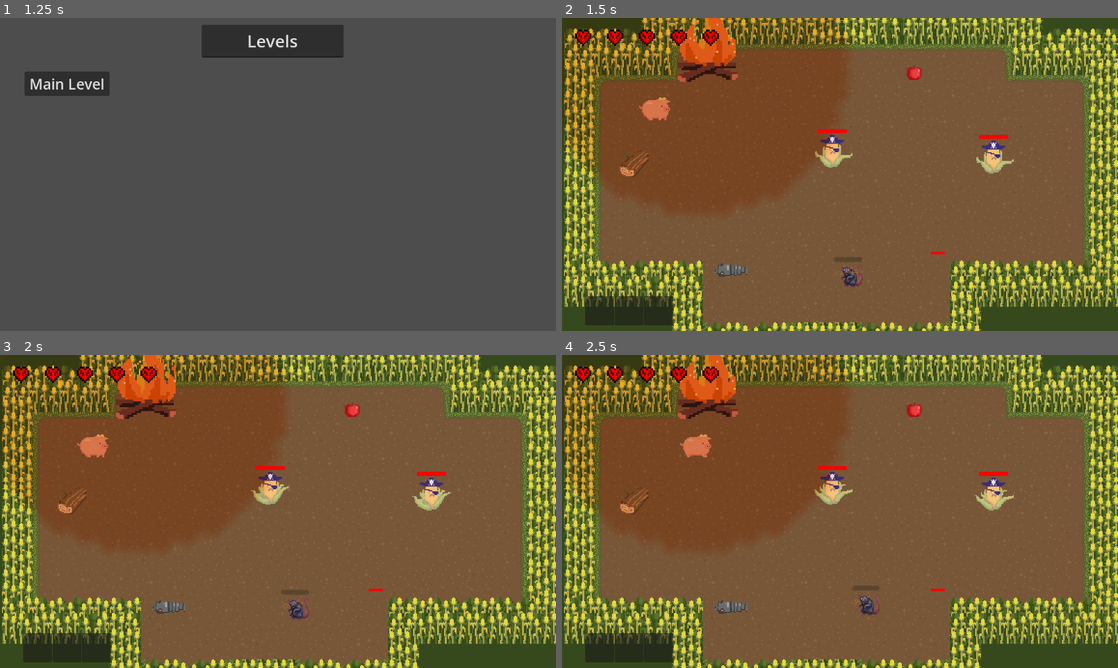
Above: before the commit, frames 1-4 (two rows, left to right).
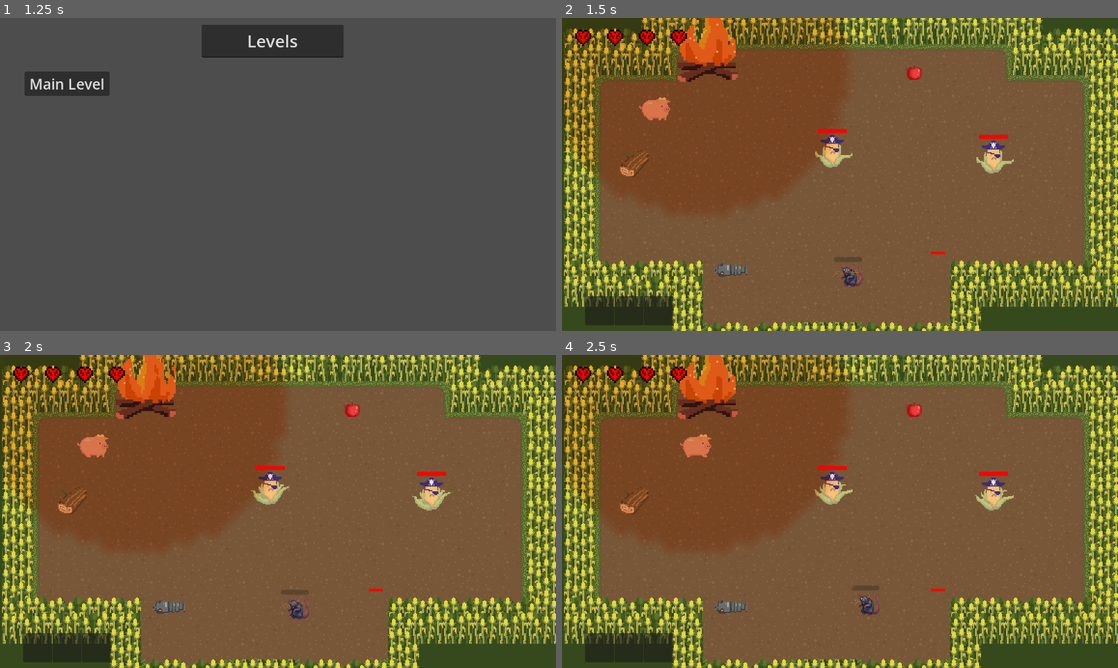
Above: after the commit, the same moments.

Repository: JasonLee4/MaizeRunnerGame
Game: Godot game, scene res://scenes/levels/main_menu.tscn
Same seed, same stepped clock (60 frames per second), same inputs: the game is played once before the commit and once after it.
Inputs (mouse positions are in pixels of both pictures, inside the frame that each line leads up to):
- Up to frame 1 (1.25 s): click "Start" at 0.5 s
- Up to frame 2 (1.5 s): click "Main Level" at 1.25 s
- Up to frame 3 (2 s): no input
- Up to frame 4 (2.5 s): move the mouse to (962, 495) at 2.02 s; hold D (right) from 2.03 s (still down); hold Right mouse button (punch) from 2.03 s (still down); tap Mouse wheel down (scroll_down) at 2.3 s

Frame 1 is identical in both runs. In frame 2, 0.1% of the frame differs, in the area x 25-29%, y 3-10%; in frame 3, 0.1%; in frame 4, 0.1%.

Commit message:
git updates to player torch sprite and function

Diff:
--- a/scenes/characters/Pig.gd
+++ b/scenes/characters/Pig.gd
@@ -76,12 +76,15 @@
 		if velocity.x < 0:
 			$Sprite2D.flip_h = true
 			$weapon_sprite.flip_h = true
+			$Tool_Sprite.rotation = abs($Tool_Sprite.rotation)
+
 			$Roll.flip_h = true
-			$Marker2D.position.x = -1 * abs($Marker2D.position.x)
+			$Marker2D.position.x = abs($Marker2D.position.x)
 
 		else:
 			$Sprite2D.flip_h = false
 			$weapon_sprite.flip_h = false
+			$Tool_Sprite.rotation = -1*abs($Tool_Sprite.rotation)
 			$Roll.flip_h = false
 			$Marker2D.position.x = abs($Marker2D.position.x)
 
@@ -102,7 +105,6 @@
 		self.queue_free()
 
 	tool_scroll()
-	Globals.health = 5
 
 	toggle_flashlight()
 
@@ -153,6 +155,7 @@
 
 func _on_pig_hitbox_body_entered(body):
 	if body.has_method("enemy"):
+		print(body)
 		body.can_attack_player = true
 
 
@@ -190,29 +193,27 @@
 
 
 
-#func _on_piglightarea_body_entered(body):
-	#if body.has_method("light_freeze"):
-		#body.light_freeze()
-
 func _on_piglightarea_body_exited(body):
 	if body.has_method("light_unfreeze"):
 		body.light_unfreeze()
 
 
-#func collect(item):
-	#inv.insert(item)
-
 func throw_torch(delta):
 
 	if Globals.inv.slots[1].amount > 0:
 		if Input.is_action_pressed("punch"):
-			if torch_hold_time > 0.5 and torch_speed < 100:
+			if torch_hold_time > 1 and torch_speed < 100:
 				torch_speed += 5
 			torch_hold_time += delta
 		elif Input.is_action_just_released("punch"):
 			Globals.inv.remove_item(Globals.inv.slots[1].item, 1)
+			var tr = torch_scene.instantiate()
+			#hold button for at least x=3 seconds
+			if torch_hold_time < 3:
+				torch_speed = 0
+				tr.placed = true
 			torch_hold_time = 0.0
-			var tr = torch_scene.instantiate()
+
 			tr.global_position = $Marker2D2.global_position
 			var dir = (get_global_mouse_position() - tr.global_position).normalized()
 			tr.linear_velocity.x = dir.x*torch_speed
@@ -221,7 +222,8 @@
 			get_tree().current_scene.add_child(tr)
 
 			torch_speed = 0
-
+	else:
+		$Tool_Sprite.visible = false
 
 func toggle_flashlight():
 	if Input.is_action_just_pressed("shoot"):
@@ -250,7 +252,10 @@
 		if Input.is_action_just_pressed("scroll_up"):
 			flashlight = true
 			print("toggle flash")
+			$Tool_Sprite.visible = false
+
 	else:
 		if Input.is_action_just_pressed("scroll_down"):
 			flashlight = false
 			print("toggle torch")
+			$Tool_Sprite.visible = true
--- a/scenes/characters/pig.tscn
+++ b/scenes/characters/pig.tscn
@@ -6,6 +6,7 @@
 [ext_resource type="Script" path="res://scenes/states/Player_State_Machine.gd" id="3_e2ml4"]
 [ext_resource type="Script" path="res://scenes/states/state_moving.gd" id="4_75rr4"]
 [ext_resource type="Script" path="res://scenes/states/state_rolling.gd" id="4_a3gfp"]
+[ext_resource type="Texture2D" uid="uid://beee3j71psqn4" path="res://assets/spritesheets/torchgif.png" id="4_ca7rt"]
 [ext_resource type="Texture2D" uid="uid://1m6kvuxu25w5" path="res://assets/spritesheets/whitecircle.png" id="4_ws5bl"]
 [ext_resource type="Texture2D" uid="uid://rgvj1vn7og2p" path="res://assets/spritesheets/light.png" id="9_vx3vr"]
 
@@ -46,6 +47,18 @@
 "transitions": PackedFloat32Array(1),
 "update": 1,
 "values": [0]
+}
+tracks/3/type = "value"
+tracks/3/imported = false
+tracks/3/enabled = true
+tracks/3/path = NodePath("Tool_Sprite:frame")
+tracks/3/interp = 1
+tracks/3/loop_wrap = true
+tracks/3/keys = {
+"times": PackedFloat32Array(0),
+"transitions": PackedFloat32Array(1),
+"update": 1,
+"values": [1]
 }
 
 [sub_resource type="Animation" id="Animation_87a35"]
@@ -78,7 +91,7 @@
 "times": PackedFloat32Array(0, 0.1, 0.2, 0.3, 0.4, 0.5, 0.6, 0.7, 0.8),
 "transitions": PackedFloat32Array(1, 1, 1, 1, 1, 1, 1, 1, 1),
 "update": 1,
-"values": [0, 0, 1, 2, 3, 4, 5, 6, 0]
+"values": [0, 5, 1, 2, 3, 4, 5, 6, 3]
 }
 tracks/1/type = "value"
 tracks/1/imported = false
@@ -92,6 +105,18 @@
 "update": 1,
 "values": [0, 0, 0, 0, 0, 0, 0, 0, 0]
 }
+tracks/2/type = "value"
+tracks/2/imported = false
+tracks/2/enabled = true
+tracks/2/path = NodePath("Tool_Sprite:frame")
+tracks/2/interp = 1
+tracks/2/loop_wrap = true
+tracks/2/keys = {
+"times": PackedFloat32Array(0, 0.2, 0.4, 0.6, 0.8),
+"transitions": PackedFloat32Array(1, 1, 1, 1, 1),
+"update": 1,
+"values": [0, 1, 0, 1, 0]
+}
 
 [sub_resource type="AnimationLibrary" id="AnimationLibrary_07awo"]
 _data = {
@@ -126,6 +151,21 @@
 [node name="Sprite2D" type="Sprite2D" parent="."]
 texture = ExtResource("3_5iu3b")
 hframes = 8
+
+[node name="Tool_Sprite" type="Sprite2D" parent="."]
+visible = false
+rotation = -0.483456
+scale = Vector2(0.5, 0.5)
+texture = ExtResource("4_ca7rt")
+hframes = 2
+frame = 1
+
+[node name="PointLight2D" type="PointLight2D" parent="Tool_Sprite"]
+position = Vector2(2.52331, 8.10142)
+scale = Vector2(4, 4)
+color = Color(0.998583, 0.791911, 0.644379, 1)
+blend_mode = 2
+texture = ExtResource("4_ws5bl")
 
 [node name="Roll" type="Sprite2D" parent="."]
 visible = false
--- a/scenes/items/torch.gd
+++ b/scenes/items/torch.gd
@@ -8,7 +8,7 @@
 #func _ready():
 	#$SelfdestructTimer.start()
 
-
+var placed = false
 #
 func _physics_process(delta):
 	#translate(direction*speed*delta)
@@ -19,16 +19,18 @@
 
 	if collision_info:
 		linear_velocity = linear_velocity.bounce(collision_info.get_normal())
-		linear_velocity.x *= 0
-		linear_velocity.y *= 0
+		linear_velocity.x *= 0.01
+		linear_velocity.y *= 0.01
+	if linear_velocity.length() < 2:
+		placed = true
+	torch()
 
-	torch()
 
 func torch():
 	for body in $PointLight2D/Torch_Light_Area.get_overlapping_bodies():
 		if body.has_method("light_freeze"):
-
 			body.light_freeze()
+			pass
 
 
 
@@ -36,3 +38,10 @@
 	if body.has_method("light_unfreeze"):
 		print(body.name, " left torch light area")
 		body.light_unfreeze()
+
+
+func _on_torch_hitbox_body_entered(body):
+	if body.has_method("enemy") and !placed:
+		body.take_damage(body.MAX_HEALTH/2)
+		#body.queue_free()
+		#queue_free()
--- a/scenes/items/torch.tscn
+++ b/scenes/items/torch.tscn
@@ -6,7 +6,7 @@
 [ext_resource type="Texture2D" uid="uid://1m6kvuxu25w5" path="res://assets/spritesheets/whitecircle.png" id="3_y1bx2"]
 
 [sub_resource type="CircleShape2D" id="CircleShape2D_ydk86"]
-radius = 18.0278
+radius = 12.5399
 
 [sub_resource type="AtlasTexture" id="AtlasTexture_oeekn"]
 atlas = ExtResource("3_cy505")
@@ -31,20 +31,23 @@
 }]
 
 [sub_resource type="RectangleShape2D" id="RectangleShape2D_rbb71"]
-size = Vector2(9.89895, 28.2827)
+size = Vector2(4.59593, 28.2827)
+
+[sub_resource type="CapsuleShape2D" id="CapsuleShape2D_cwhm8"]
+radius = 4.24241
+height = 33.9393
 
 [node name="Torch" type="RigidBody2D"]
-collision_layer = 8
-collision_mask = 2
+collision_mask = 6
 gravity_scale = 0.0
-linear_damp = 0.5
+linear_damp = 1.0
 script = ExtResource("1_kfmpc")
 item = ExtResource("2_o4iw7")
 
 [node name="PointLight2D" type="PointLight2D" parent="."]
 light_mask = 2
 rotation = -0.774926
-scale = Vector2(2, 2)
+scale = Vector2(3, 3)
 color = Color(1, 0.792157, 0.635294, 1)
 blend_mode = 2
 shadow_enabled = true
@@ -53,7 +56,7 @@
 [node name="Torch_Light_Area" type="Area2D" parent="PointLight2D"]
 rotation = 0.774926
 collision_layer = 4
-collision_mask = 26
+collision_mask = 18
 
 [node name="CollisionShape2D" type="CollisionShape2D" parent="PointLight2D/Torch_Light_Area"]
 shape = SubResource("CircleShape2D_ydk86")
@@ -67,15 +70,17 @@
 animation = &"torchflame"
 
 [node name="CollisionShape2D" type="CollisionShape2D" parent="."]
-position = Vector2(-1.50518, 1.50529)
+position = Vector2(-2, 2)
 rotation = 0.774926
 shape = SubResource("RectangleShape2D_rbb71")
 
 [node name="Torch_Hitbox" type="Area2D" parent="."]
+collision_mask = 2
 
 [node name="CollisionShape2D" type="CollisionShape2D" parent="Torch_Hitbox"]
-position = Vector2(-1.50518, 1.50529)
+position = Vector2(-1, 1)
 rotation = 0.774926
-shape = SubResource("RectangleShape2D_rbb71")
+shape = SubResource("CapsuleShape2D_cwhm8")
 
 [connection signal="body_exited" from="PointLight2D/Torch_Light_Area" to="." method="_on_torch_light_area_body_exited"]
+[connection signal="body_entered" from="Torch_Hitbox" to="." method="_on_torch_hitbox_body_entered"]
Not shown: 1 places in scenes/characters/pig.tscn that only renumber resources
Not shown: 1 places in scenes/items/torch.tscn that only renumber resources
